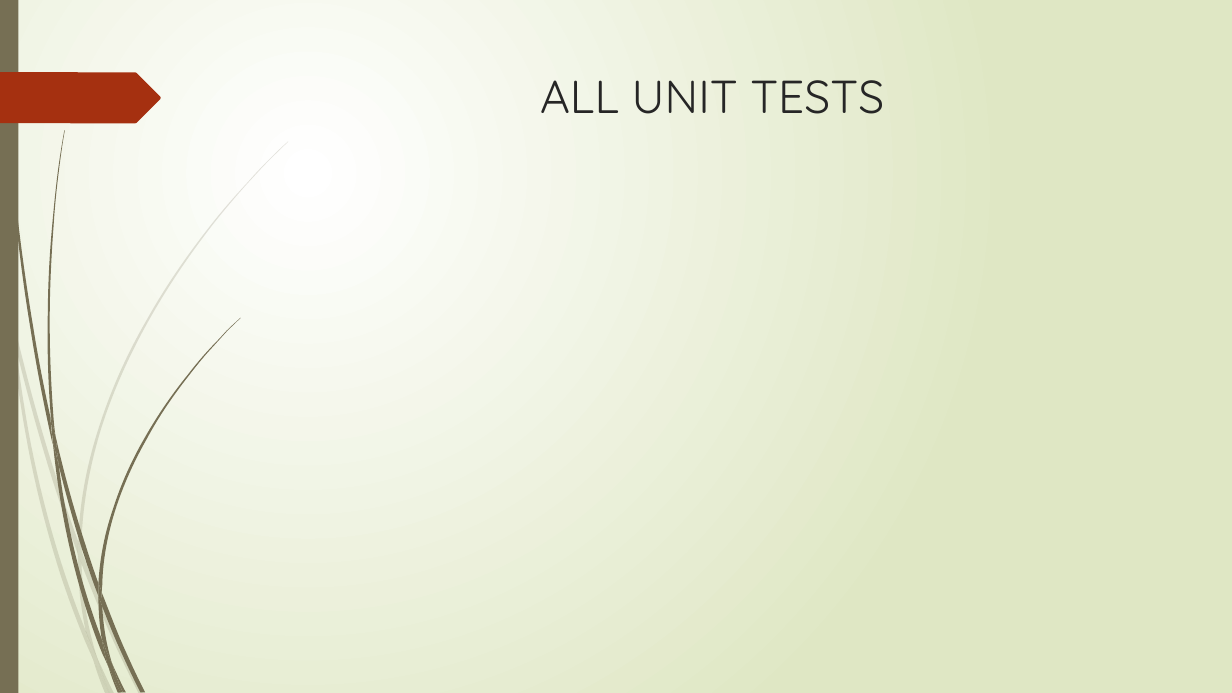
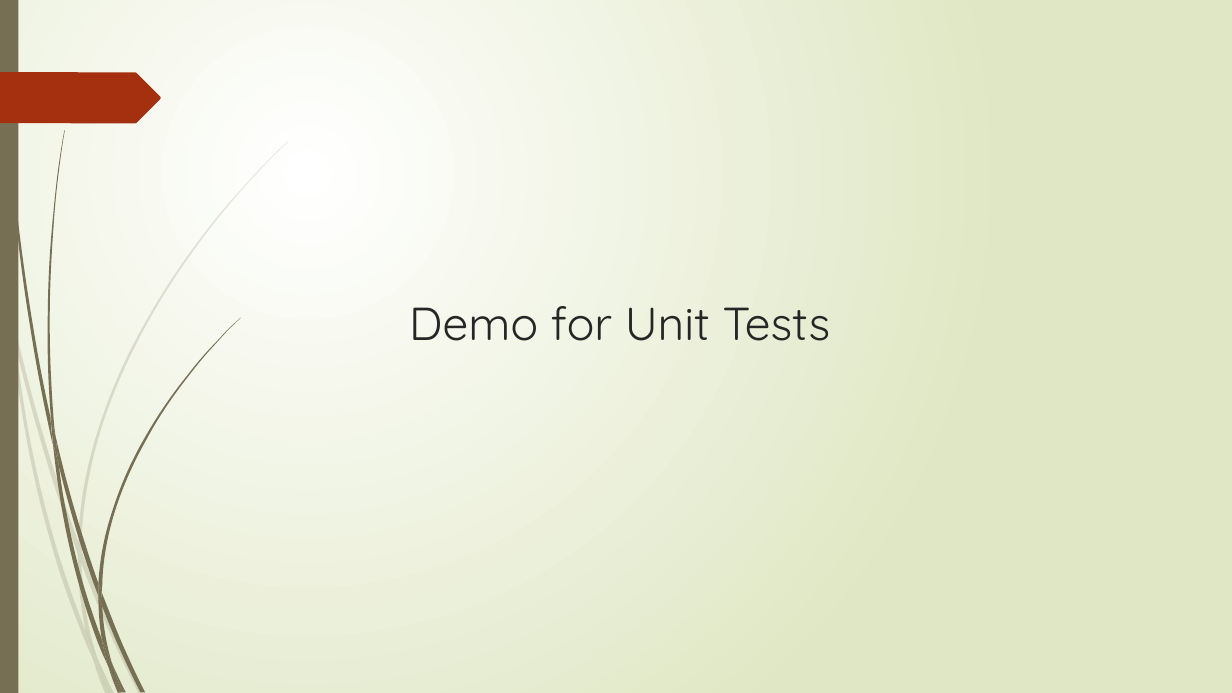
Before and after one commit to LuJoker/OOAD_RMS, a slide deck: slide 11 of document/OOAD_Final_demo.pptx (slide 9 before the commit). Drawn at 1232x693 pixels with LibreOffice and Linux fonts; fonts in the diff are those of the drawing. Boxes give left, top, right and bottom in pixels: in the first picture for what was removed or moved away, otherwise in the second. Text is boxed around its words. In the diff, an @@ line names an element or a change of style, - is before the commit and + after.

```diff
--- a/document/OOAD_Final_demo.pptx
+++ b/document/OOAD_Final_demo.pptx
@@ title at <box>409,306,831,341</box>: text changed @@
-ALL UNIT TESTS
+Demo for Unit Tests
```
Also in this commit, not shown: 4 other slides changed, 5 slides added, 1 slide removed, 4 other files.
